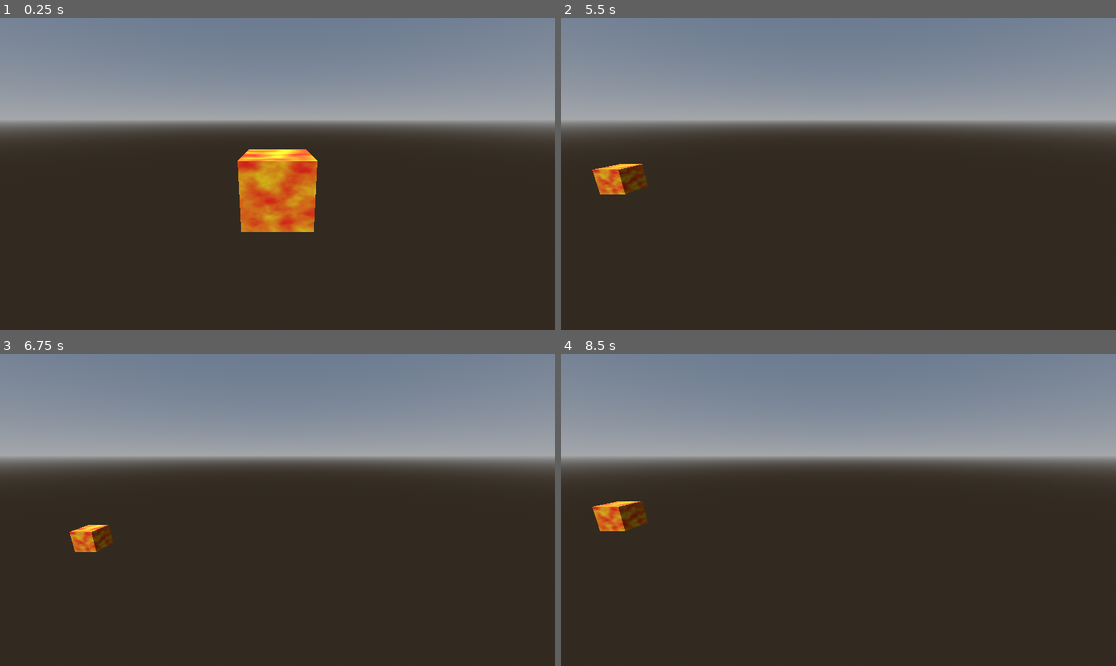
Above: before the commit, frames 1-4 (two rows, left to right).
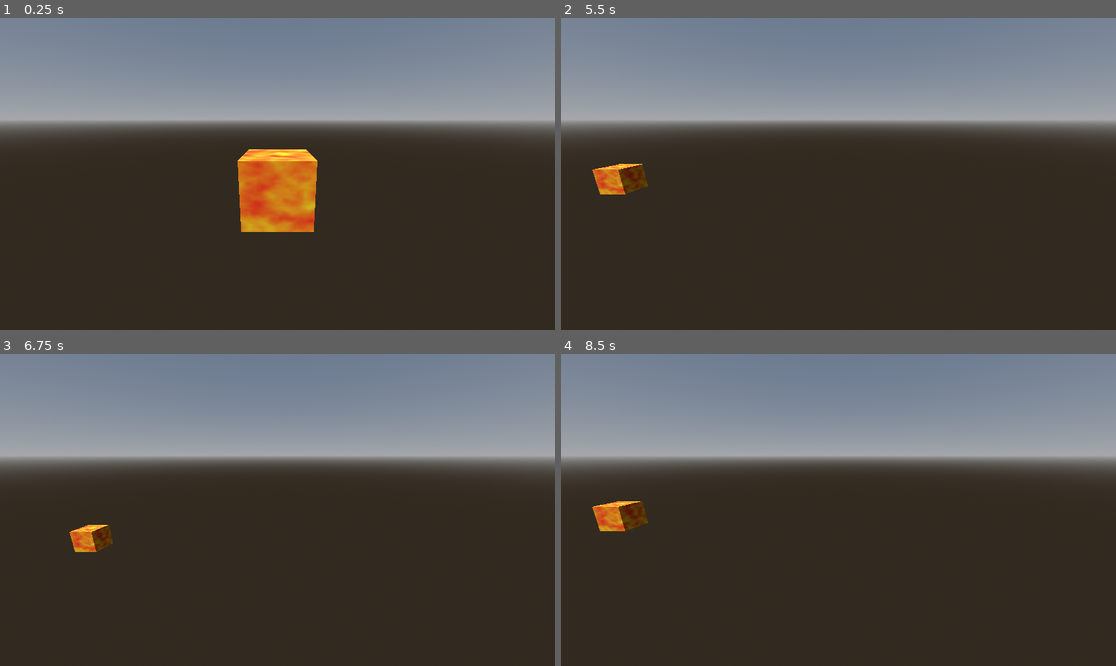
Above: after the commit, the same moments.

Repository: hperantunes/spatial-shaders-starter-project
Game: Godot game, scene res://scenes/spatial_shaders.tscn
Two runs of this game, one before a commit and one after it. Both use one fixed random seed, a clock stepped at 60 frames per second and the inputs below. The engine's default icon, where the game draws it, is replaced by a stand-in: a white triangle on a blue panel in a dark square.
Inputs (mouse positions are in pixels of both pictures, inside the frame that each line leads up to):
- Up to frame 1 (0.25 s): no input
- Up to frame 2 (5.5 s): tap Enter at 0.5, 2.75, 4.25 s; move the mouse to (960, 158) at 0.52 s; hold D 0.53-1.25 s; click (960, 158) at 0.6 s; drag from (727, 189) to (810, 236) at 1.27 s; tap Space at 2, 3.5, 5 s; move the mouse to (894, 105) at 2.02 s; hold D 2.03-2.75 s; tap E at 2.1 s; drag from (810, 236) to (672, 127) at 2.77 s; move the mouse to (1005, 220) at 3.52 s; hold A 3.53-4.25 s; tap Q at 3.6 s; drag from (672, 127) to (755, 96) at 4.27 s; move the mouse to (866, 174) at 5.02 s; hold S from 5.03 s (still down); click (866, 174) at 5.1 s
- Up to frame 3 (6.75 s): release S at 5.75 s; drag from (194, 432) to (166, 525) at 5.77 s; move the mouse to (399, 494) at 6.52 s; hold W from 6.53 s (still down); tap E at 6.6 s
- Up to frame 4 (8.5 s): release W at 7.25 s; drag from (727, 525) to (810, 572) at 7.27 s; move the mouse to (894, 441) at 8.02 s; hold S from 8.03 s (still down); tap Q at 8.1 s

The runs differ from the first frame. In frame 1, 2.2% of the frame differs, in the area x 42-58%, y 42-69%; in frame 2, 0.3%; in frame 3, 0.2%; in frame 4, 0.3%.

Commit message:
Change cube's texture to a 3D noise

Diff:
--- a/scenes/spatial_shaders.tscn
+++ b/scenes/spatial_shaders.tscn
@@ -97,21 +97,22 @@
 shader_parameter/normalmap_texture = SubResource("NoiseTexture2D_0nu7r")
 shader_parameter/normalmap_texture2 = SubResource("NoiseTexture2D_ndqdo")
 
-[sub_resource type="Gradient" id="Gradient_8yycb"]
+[sub_resource type="Gradient" id="Gradient_pgfu7"]
 colors = PackedColorArray(1, 0, 0, 1, 1, 1, 0, 1)
 
-[sub_resource type="FastNoiseLite" id="FastNoiseLite_m0mvn"]
+[sub_resource type="FastNoiseLite" id="FastNoiseLite_t2f6p"]
+frequency = 0.1
 
-[sub_resource type="NoiseTexture2D" id="NoiseTexture2D_sqv4h"]
+[sub_resource type="NoiseTexture3D" id="NoiseTexture3D_23v2l"]
 seamless = true
-color_ramp = SubResource("Gradient_8yycb")
-noise = SubResource("FastNoiseLite_m0mvn")
+color_ramp = SubResource("Gradient_pgfu7")
+noise = SubResource("FastNoiseLite_t2f6p")
 
 [sub_resource type="ShaderMaterial" id="ShaderMaterial_awb5k"]
 render_priority = 0
 shader = ExtResource("9_naq6c")
-shader_parameter/cube_color = Color(1, 0.0588235, 1, 1)
-shader_parameter/my_texture = SubResource("NoiseTexture2D_sqv4h")
+shader_parameter/depth = 0.0
+shader_parameter/my_texture = SubResource("NoiseTexture3D_23v2l")
 
 [sub_resource type="BoxMesh" id="BoxMesh_ysyd0"]
 material = SubResource("ShaderMaterial_awb5k")
--- a/shaders/cube.gdshader
+++ b/shaders/cube.gdshader
@@ -1,20 +1,11 @@
 shader_type spatial;
 
-uniform sampler2D my_texture;
-uniform vec3 cube_color: source_color = vec3(1.0);
+uniform sampler3D my_texture;
+uniform float depth: hint_range(0.0, 63.0, 1.0) = 0.0;
 
 void fragment()
 {
-	vec4 texture_color = texture(my_texture, UV);
+	vec4 texture_color = texture(my_texture, vec3(UV, depth));
 	ALBEDO = texture_color.rgb;
 	ALPHA = 1.0;
 }
-
-void vertex() {
-	// Called for every vertex the material is visible on.
-}
-
-//void light() {
-	// Called for every pixel for every light affecting the material.
-	// Uncomment to replace the default light processing function with this one.
-//}
